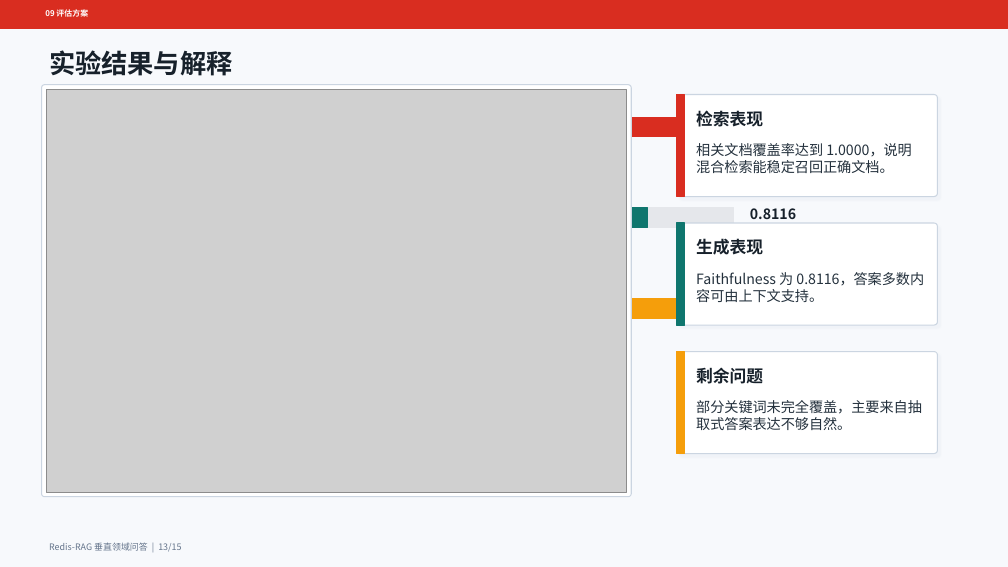
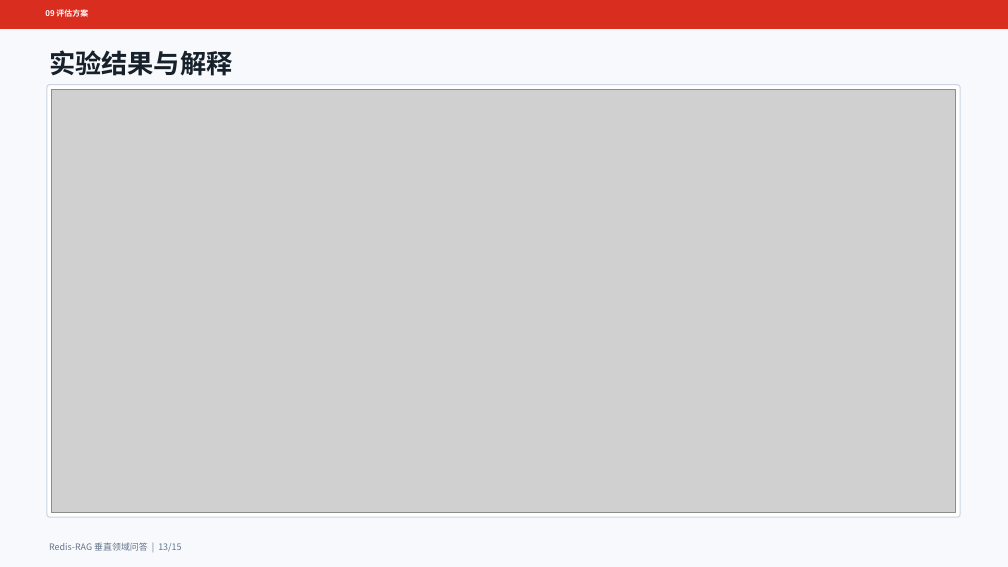
Before and after one commit to Sun-bi/nlp, a slide deck: slide 13 of slides/redis_rag_presentation.pptx. Drawn at 1008x567 pixels with LibreOffice and Linux fonts; fonts in the diff are those of the drawing; grey boxes stand for pictures. Boxes give left, top, right and bottom in pixels: in the first picture for what was removed or moved away, otherwise in the second. Text is boxed around its words. In the diff, an @@ line names an element or a change of style, - is before the commit and + after.

```diff
--- a/slides/redis_rag_presentation.pptx
+++ b/slides/redis_rag_presentation.pptx
@@ rounded rectangle resized from (x1=42, y1=85, x2=631, y2=497) to (x1=47, y1=85, x2=960, y2=517) @@
@@ picture resized from (x1=46, y1=89, x2=627, y2=492) to (x1=51, y1=89, x2=956, y2=513) @@
@@ rectangle removed at (x1=280, y1=117, x2=734, y2=137) @@
@@ rounded rectangle removed at (x1=677, y1=95, x2=938, y2=197) @@
@@ rectangle removed at (x1=677, y1=95, x2=684, y2=197) @@
@@ text removed at (x1=696, y1=111, x2=763, y2=127) @@
-检索表现
@@ text removed at (x1=696, y1=143, x2=911, y2=173) @@
-相关文档覆盖率达到 1.0000，说明混合检索能稳定召回正确文档。
@@ rectangle removed at (x1=280, y1=208, x2=734, y2=228) @@
@@ rectangle removed at (x1=280, y1=208, x2=648, y2=228) @@
@@ text removed at (x1=750, y1=208, x2=796, y2=219) @@
-0.8116
@@ rounded rectangle removed at (x1=677, y1=223, x2=938, y2=325) @@
@@ rectangle removed at (x1=677, y1=223, x2=684, y2=325) @@
@@ text removed at (x1=696, y1=238, x2=763, y2=255) @@
-生成表现
@@ rectangle removed at (x1=280, y1=299, x2=734, y2=318) @@
@@ rectangle removed at (x1=280, y1=299, x2=677, y2=318) @@
@@ text removed at (x1=696, y1=272, x2=924, y2=302) @@
-Faithfulness 为 0.8116，答案多数内容可由上下文支持。
@@ rounded rectangle removed at (x1=677, y1=352, x2=938, y2=454) @@
@@ rectangle removed at (x1=677, y1=352, x2=684, y2=454) @@
@@ text removed at (x1=696, y1=368, x2=763, y2=384) @@
-剩余问题
@@ text removed at (x1=696, y1=400, x2=922, y2=430) @@
-部分关键词未完全覆盖，主要来自抽取式答案表达不够自然。
```
Also in this commit, not shown: 5 other slides changed, 25 other files.
